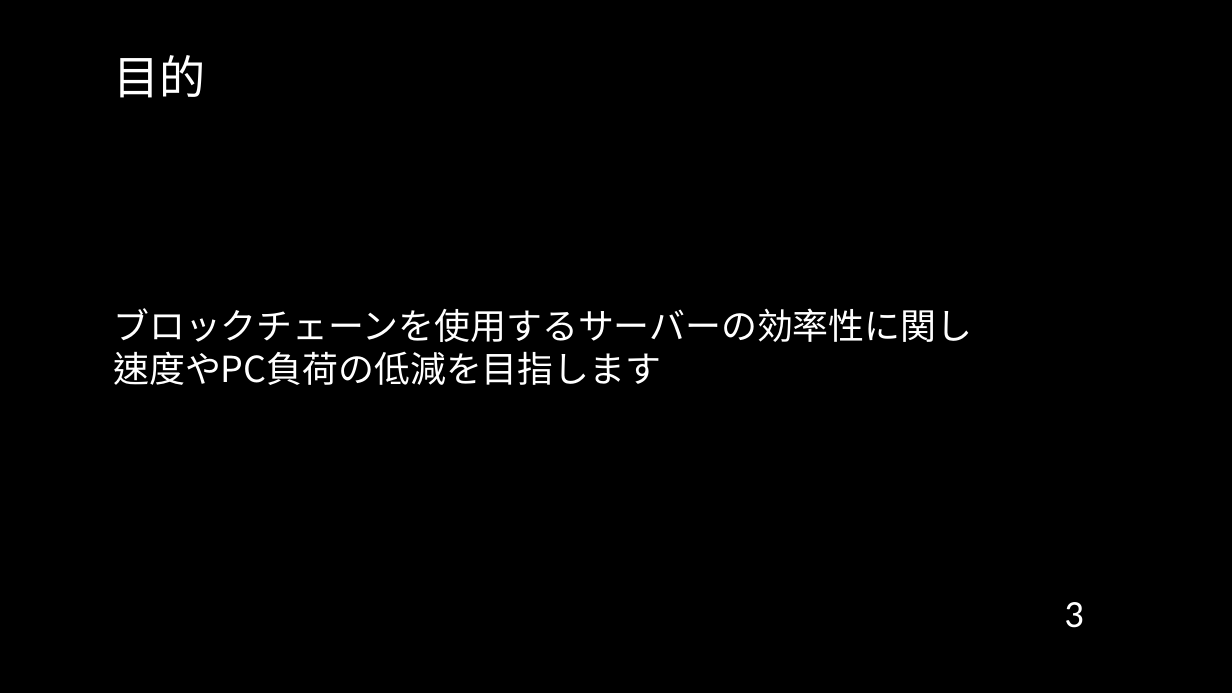
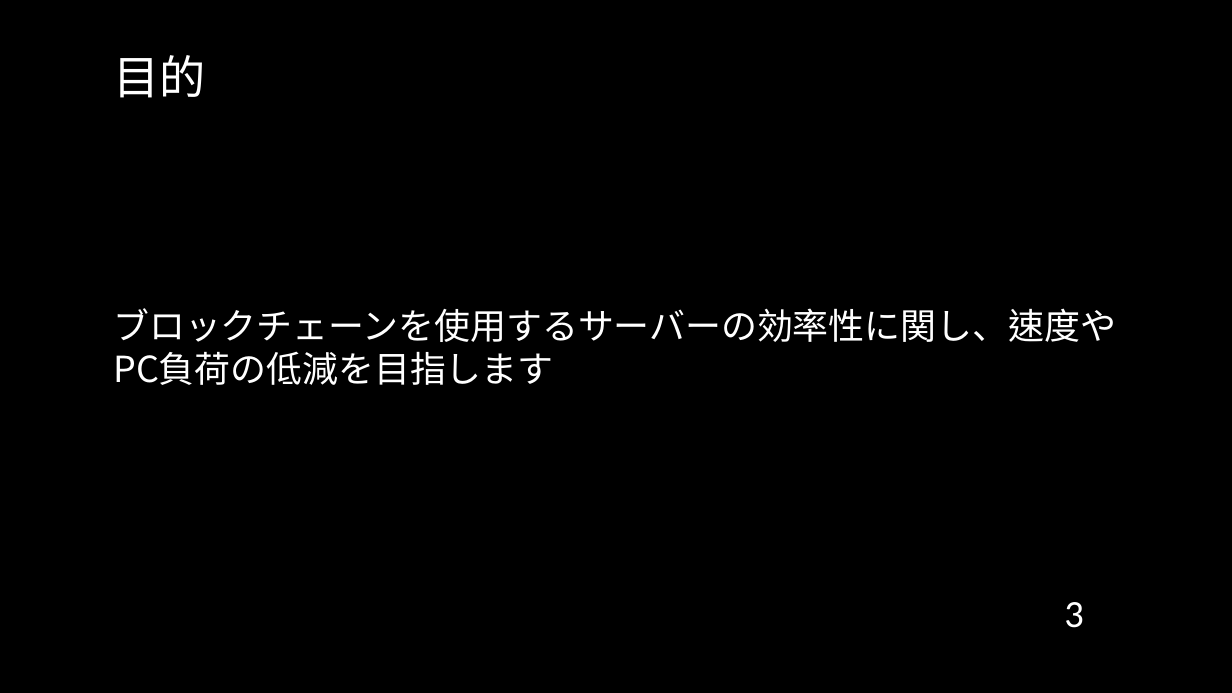
Before and after one commit to cyrusmanosa/Ecc-Year-3, a slide deck: slide 3 of Y3-Sem2/ITゼミ演習II/2025年度_01月報告会_Sk3a04_文家俊.pptx. Drawn at 1232x693 pixels with LibreOffice and Linux fonts; fonts in the diff are those of the drawing; background and template pictures are left out. Boxes give left, top, right and bottom in pixels: in the first picture for what was removed or moved away, otherwise in the second. Text is boxed around its words. In the diff, an @@ line names an element or a change of style, - is before the commit and + after.

```diff
--- a/Y3-Sem2/ITゼミ演習II/2025年度_01月報告会_Sk3a04_文家俊.pptx
+++ b/Y3-Sem2/ITゼミ演習II/2025年度_01月報告会_Sk3a04_文家俊.pptx
@@ text at <box>113,308,1116,385</box>: text changed @@
-ブロックチェーンを使用するサーバーの効率性に関し
-速度やPC負荷の低減を目指します
+ブロックチェーンを使用するサーバーの効率性に関し、速度やPC負荷の低減を目指します
```
Also in this commit, not shown: 6 other slides changed, 5 slides added, 32 other files.
